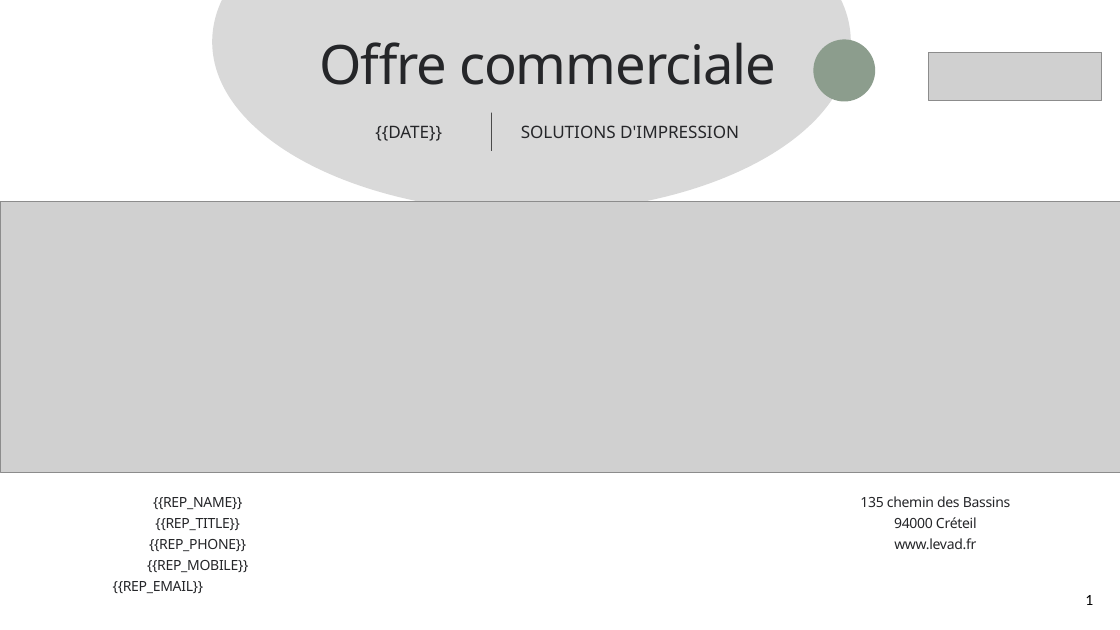
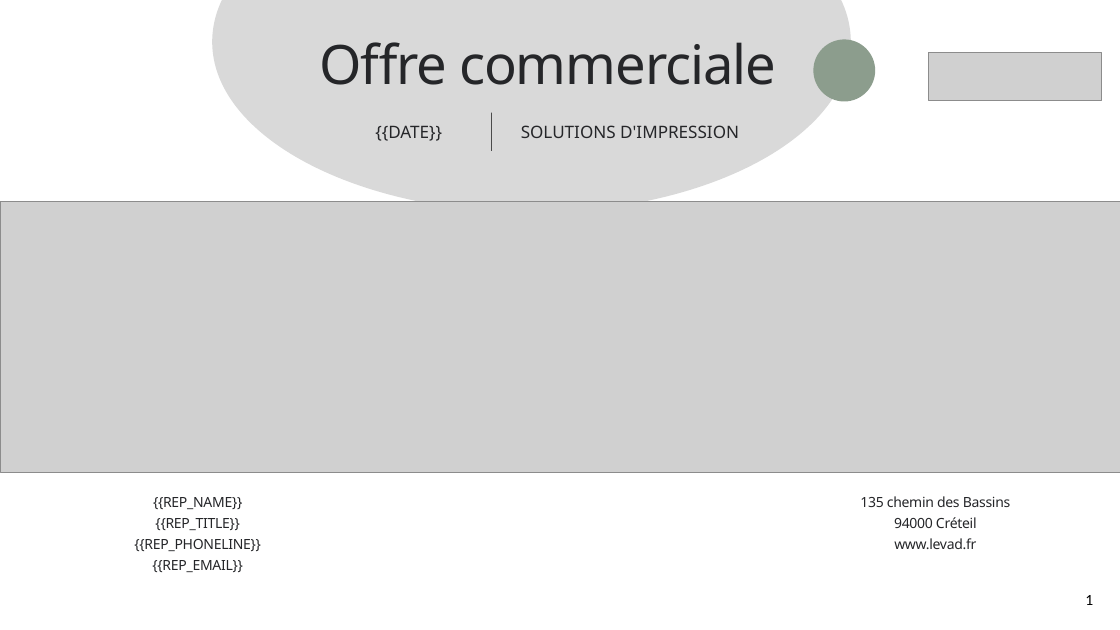
Before and after one commit to Mikael2655/Levad, a slide deck: slide 1 of proposition-commerciale/assets/template.pptx. Drawn at 1120x630 pixels with LibreOffice and Linux fonts; fonts in the diff are those of the drawing; grey boxes stand for pictures; background and template pictures are left out. Boxes give left, top, right and bottom in pixels: in the first picture for what was removed or moved away, otherwise in the second. Text is boxed around its words. In the diff, an @@ line names an element or a change of style, - is before the commit and + after.

```diff
--- a/proposition-commerciale/assets/template.pptx
+++ b/proposition-commerciale/assets/template.pptx
@@ text at (x1=134, y1=539, x2=261, y2=551): text changed @@
-{{REP_PHONE}}
-{{REP_MOBILE}}
+{{REP_PHONELINE}}
@@ text at (x1=152, y1=560, x2=243, y2=572): alignment left to centre @@
```
Also in this commit, not shown: 1 other slide changed, 3 other files.
